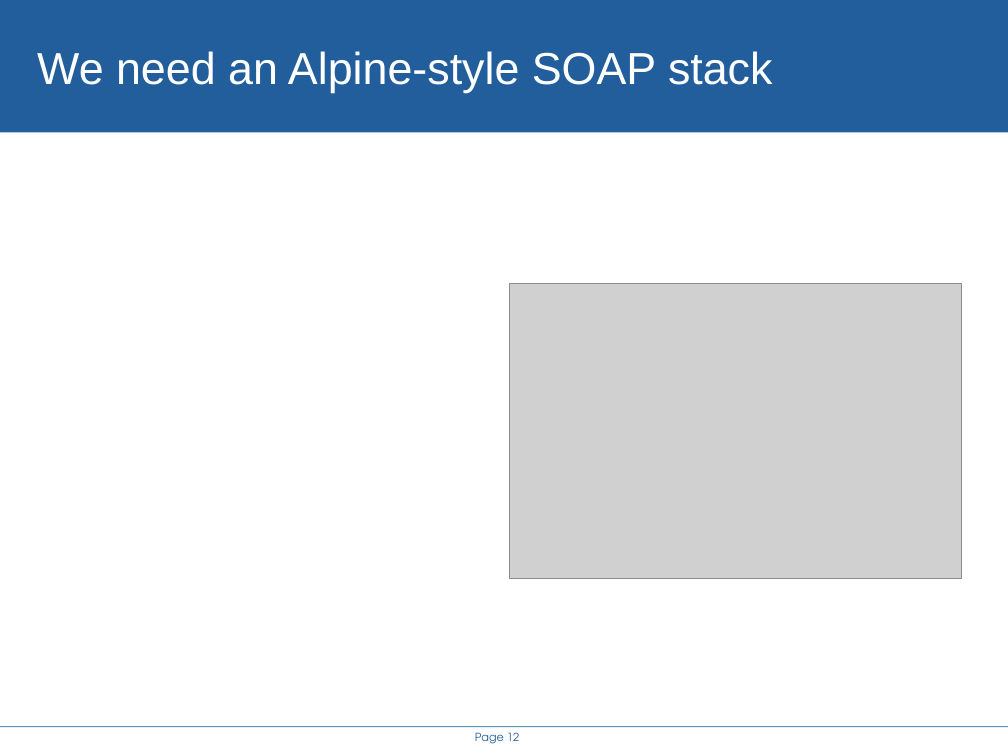
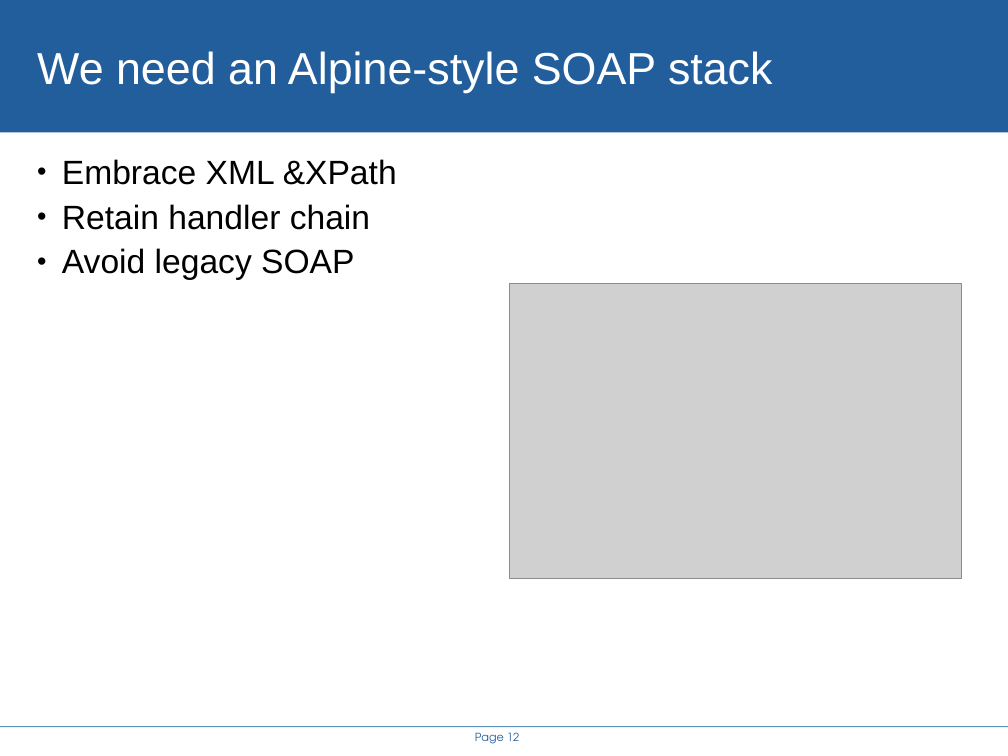
Before and after one commit to steveloughran/smartfrog, a slide deck: slide 12 of projects/alpine/doc/icws2005/rethinking_the_java_SOAP_stack.ppt. Drawn at 1008x756 pixels with LibreOffice and Linux fonts; fonts in the diff are those of the drawing; grey boxes stand for pictures; background and template pictures are left out. Boxes give left, top, right and bottom in pixels: in the first picture for what was removed or moved away, otherwise in the second. Text is boxed around its words. In the diff, an @@ line names an element or a change of style, - is before the commit and + after.

```diff
--- a/projects/alpine/doc/icws2005/rethinking_the_java_SOAP_stack.ppt
+++ b/projects/alpine/doc/icws2005/rethinking_the_java_SOAP_stack.ppt
@@ text added at <box>62,159,397,280</box>, 24 pt, text #000000 @@
+• Embrace XML &XPath
+• Retain handler chain
+• Avoid legacy SOAP
```
Also in this commit, not shown: 1 slide added, 12 other files.
